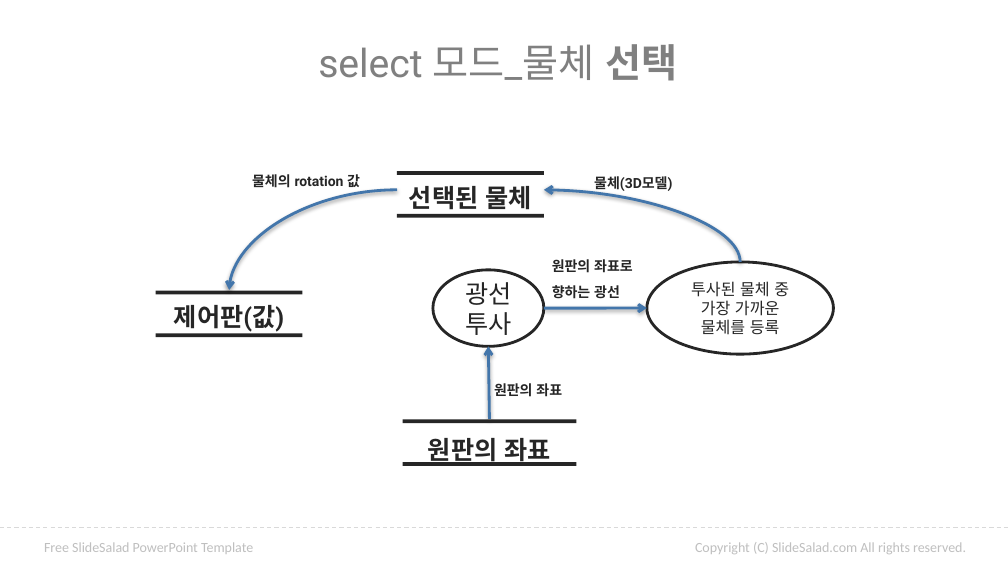
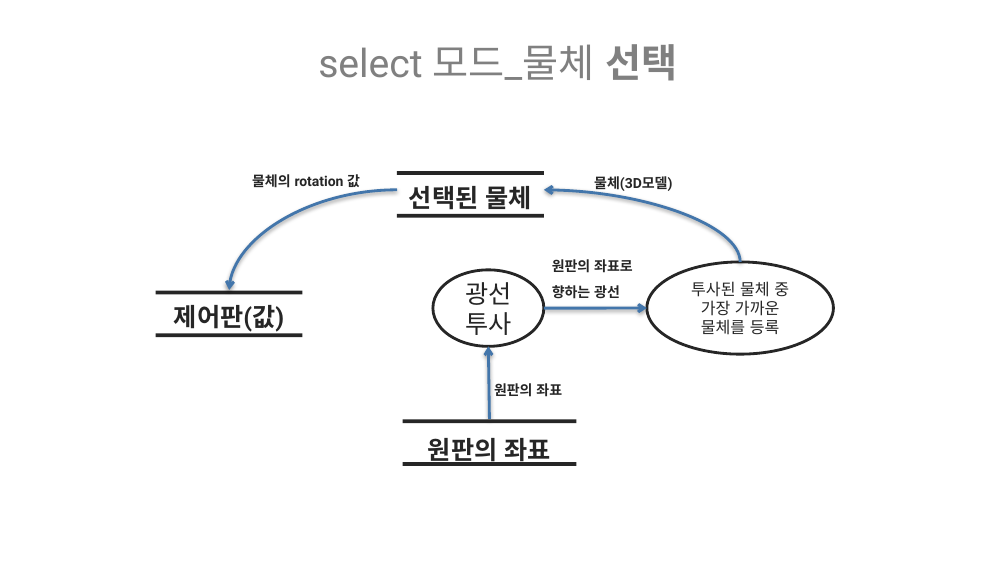
Before and after one commit to ptyoiy/ARwork, a slide deck: slide 18 of 호남-발표자료.pptx. Drawn at 1008x567 pixels with LibreOffice and Linux fonts; fonts in the diff are those of the drawing; background and template pictures are left out. Boxes give left, top, right and bottom in pixels: in the first picture for what was removed or moved away, otherwise in the second. Text is boxed around its words. In the diff, an @@ line names an element or a change of style, - is before the commit and + after.

```diff
--- a/호남-발표자료.pptx
+++ b/호남-발표자료.pptx
@@ line removed from (0, 527) to (1008, 527) @@
@@ text removed at (x1=44, y1=542, x2=253, y2=554) @@
-Free SlideSalad PowerPoint Template
@@ text removed at (x1=695, y1=542, x2=966, y2=554) @@
-Copyright (C) SlideSalad.com All rights reserved.
```
Also in this commit, not shown: 10 other slides changed, 1 other file.
